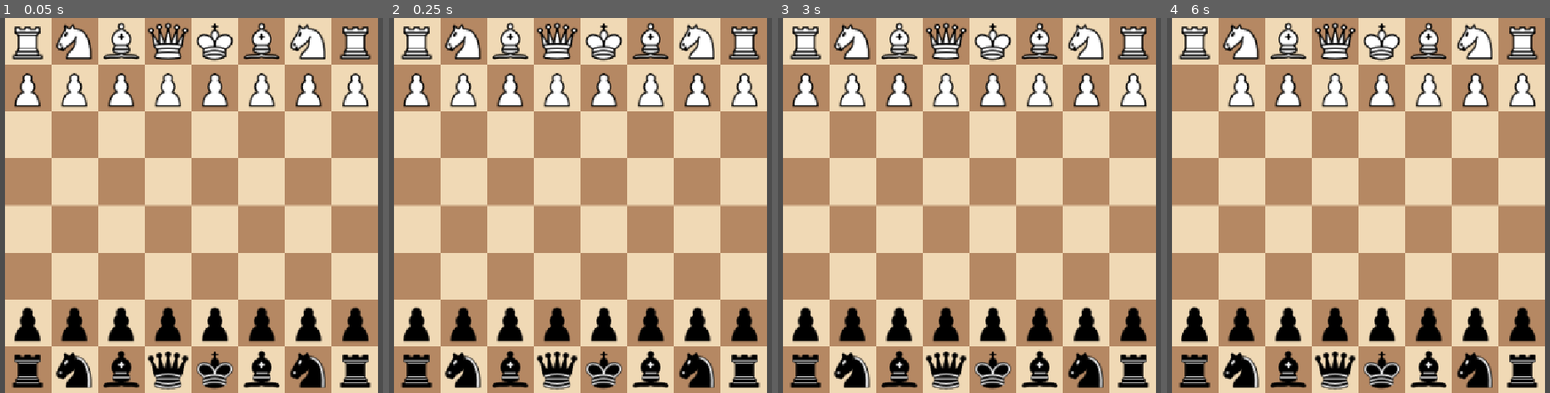
Above: before the commit, frames 1-4 (left to right).
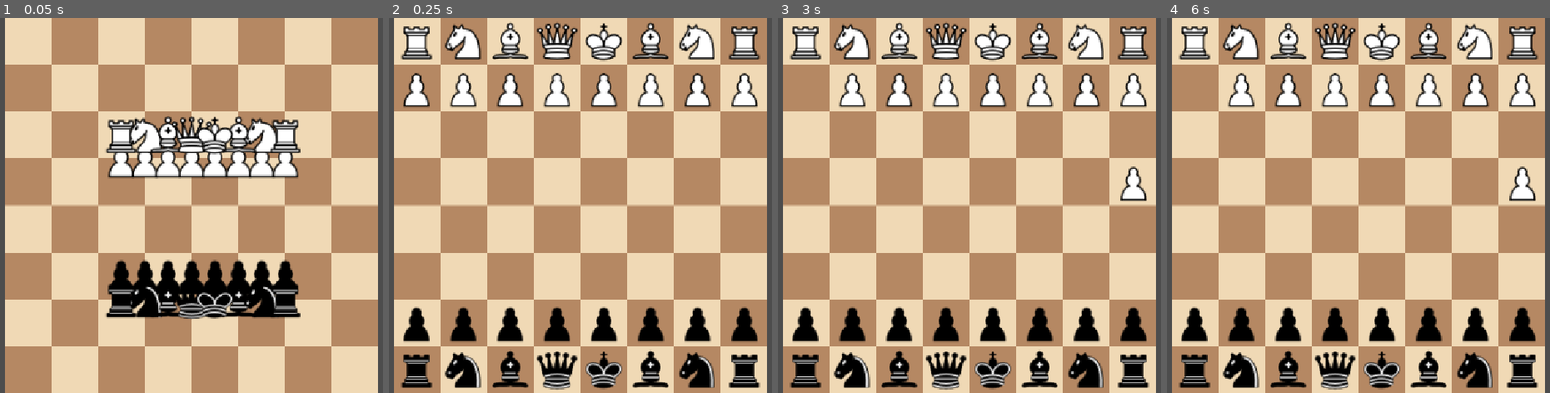
Above: after the commit, the same moments.

Repository: Australiaisfake7/Pozzo
Game: Godot game, scene res://Scenes/main.tscn
Same seed, same stepped clock (60 frames per second), same inputs: the game is played once before the commit and once after it.
Inputs (mouse positions are in pixels of both pictures, inside the frame that each line leads up to):
- Up to frame 1 (0.05 s): no input
- Up to frame 2 (0.25 s): no input
- Up to frame 3 (3 s): click (804, 89) at 0.52 s; click (804, 89) at 1.27 s; click (804, 89) at 2.02 s; tap Enter at 2.75 s; move the mouse to (1115, 186) at 2.77 s
- Up to frame 4 (6 s): tap Space at 3.5, 5 s; move the mouse to (1224, 224) at 3.52 s; tap Enter at 4.25, 5.75 s; move the mouse to (1423, 123) at 4.27 s; move the mouse to (1324, 280) at 5.02 s; move the mouse to (outside the picture) at 5.77 s

The runs differ from the first frame. In frame 1, 29% of the frame differs, in the area x 3-97%, y 1-100%; in frame 2, nothing differs; in frame 3, 0.9%; in frame 4, 0.5%.

Commit message:
Fixed piece movement rules and stopped pawn capturing forward

Diff:
--- a/Scripts/board.gd
+++ b/Scripts/board.gd
@@ -6,6 +6,8 @@
 var pieces : Array[Piece]
 
 var boards : PackedInt64Array = [65280, 66, 36, 129, 8, 16, 71776119061217280, 4755801206503243776, 2594073385365405696, 9295429630892703744, 576460752303423488, 1152921504606846976]
+
+signal delete_piece(pos : Vector2)
 
 func board_pos_to_grid_pos(position : Vector2) -> int:
 	var tile_size : Vector2 = size / 8.0
@@ -17,18 +19,19 @@
 	var aligned_pos : Vector2i = Vector2i(position % 8, floori(position / 8.0))
 	return Vector2(aligned_pos) * tile_size
 
-func instantiate_piece(texture : CompressedTexture2D, position : Vector2, piece_type : int) -> void:
+func instantiate_piece(texture : CompressedTexture2D, pos : Vector2, piece_type : int) -> void:
 	var piece_texture : TextureRect = piece_scene.instantiate()
 	var piece : Piece = piece_texture.find_child("Button")
 
 	add_child(piece_texture)
 	piece_texture.texture = texture
-	piece_texture.position = position
 	piece_texture.size = size / 8.0
 
 	piece.place_piece.connect(_on_placed.bind(piece))
-	piece.board_pos = position
+	piece.board_pos = pos
 	piece.piece_type = piece_type
+	piece.move_to(pos)
+	delete_piece.connect(piece._on_delete_piece)
 
 func instantiate_pieces() -> void:
 	for i in boards.size():
@@ -39,14 +42,21 @@
 func _ready() -> void:
 	await get_tree().process_frame
 	instantiate_pieces()
+	if not FileAccess.file_exists("res://Resources/rays.dat"):
+		ChessEngine.save_rays_in_file("res://Resources/rays.dat")
 	ChessEngine.load_rays()
 
-func _on_picked(position : Vector2, piece : Piece) -> void:
+func _on_picked(pos : Vector2, piece : Piece) -> void:
 	pass
 
-func _on_placed(position : Vector2, last_pos : Vector2, piece_type : int, piece : Piece) -> void:
-	var move : Move = Move.new(board_pos_to_grid_pos(last_pos), board_pos_to_grid_pos(position), piece_type)
+func _on_placed(pos : Vector2, last_pos : Vector2, piece_type : int, piece : Piece) -> void:
+	var move : Move = Move.new(board_pos_to_grid_pos(last_pos), board_pos_to_grid_pos(pos), piece_type)
 	if ChessEngine.is_move_legal(move, boards):
-		piece.texture.position = grid_pos_to_board_pos(move.end_pos)
+		delete_piece.emit(grid_pos_to_board_pos(move.end_pos))
+		for i in range(12):
+			boards[i] &= ~(1 << move.end_pos)
+		boards[move.type] ^= (1 << move.start_pos | 1 << move.end_pos)
+		piece.board_pos = grid_pos_to_board_pos(move.end_pos)
+		piece.move_to(piece.board_pos)
 	else:
-		piece.texture.position = grid_pos_to_board_pos(move.start_pos)
+		piece.move_to(grid_pos_to_board_pos(move.start_pos))
--- a/Scripts/chess_engine.gd
+++ b/Scripts/chess_engine.gd
@@ -1,13 +1,13 @@
 class_name ChessEngine
 
 static var rays : Array[Ray]
-enum RayType {RAY, KNIGHT, INVALID}
+enum RayType {ROOK, BISHOP, KNIGHT, INVALID}
 
 class Ray:
 	var ray : int
 	var type : RayType
 
-	func _init(ray : int, type : RayType):
+	func _init(ray : int, type : RayType) -> void:
 		self.ray = ray
 		self.type = type
 
@@ -31,14 +31,24 @@
 	var diff : Vector2i = start_pos - end_pos
 	if diff == Vector2i.ZERO: return Ray.new(0, RayType.INVALID)
 
-	if abs(diff.x) == abs(diff.y) || diff.x == 0 || diff.y == 0:
+	if abs(diff.x) == abs(diff.y):
+		# Is diagonal
 		var length : int = max(abs(diff.x), abs(diff.y))
-		for i in range(length - 1):
+		for i in range(length - 2):
 			var pos : Vector2i = end_pos + diff / length * (i + 1)
 			var grid_pos : int = pos.x + pos.y * 8
 			ray |= (1 << grid_pos)
-		return Ray.new(ray, RayType.RAY)
+		return Ray.new(ray, RayType.BISHOP)
+	elif (diff.x == 0) != (diff.y == 0):
+		# Is straight
+		var length : int = max(abs(diff.x), abs(diff.y))
+		for i in range(length - 2):
+			var pos : Vector2i = end_pos + diff / length * (i + 1)
+			var grid_pos : int = pos.x + pos.y * 8
+			ray |= (1 << grid_pos)
+		return Ray.new(ray, RayType.ROOK)
 	elif abs(diff.x) == 1 && abs(diff.y) == 2 || abs(diff.x) == 2 && abs(diff.y) == 1:
+		# Is L shape
 		return Ray.new(ray, RayType.KNIGHT)
 	else:
 		return Ray.new(ray, RayType.INVALID)
@@ -59,6 +69,43 @@
 static func is_check(boards : PackedInt64Array) -> bool:
 	return false
 
+static func does_move_cause_check(move : Move, boards : PackedInt64Array):
+		# Check if new board is legal
+		var new_boards : PackedInt64Array = boards
+		for i in range(12):
+			new_boards[i] &= ~(1 << move.end_pos)
+		new_boards[move.type] ^= (1 << move.start_pos | 1 << move.end_pos)
+		return is_check(new_boards)
+
+static func is_pawn_move_legal(move : Move, boards : PackedInt64Array):
+		var white_board : int = boards[0] | boards[1] | boards[2] | boards[3] | boards[4] | boards[5]
+		var black_board : int = boards[6] | boards[7] | boards[8] | boards[9] | boards[10] | boards[11]
+		var all_board : int = white_board | black_board
+
+		var is_white : bool = move.type == 0
+		var direction : int = 1 if is_white else -1
+		var start_rank : int = move.start_pos / 8
+		var end_rank : int = move.end_pos / 8
+		var start_file : int = move.start_pos % 8
+		var end_file : int = move.end_pos % 8
+		var rank_diff : int = (end_rank - start_rank) * direction
+		var file_diff : int = abs(end_file - start_file)
+
+		if rank_diff == 1:
+			if file_diff == 0 && all_board >> move.end_pos & 1 == 0:
+				return true
+			elif file_diff == 1:
+				if is_white:
+					return black_board >> move.end_pos & 1 == 1
+				else:
+					return white_board >> move.end_pos & 1 == 1
+			else:
+				return false
+		elif rank_diff == 2 && start_rank == (1 if is_white else 6) && (all_board >> (move.start_pos + 8 * direction)) & 1 == 0 && all_board >> move.end_pos & 1 == 0:
+			return true
+		else:
+			return false
+
 static func is_move_legal(move : Move, boards : PackedInt64Array) -> bool:
 	if move.start_pos == move.end_pos:
 		return false
@@ -69,26 +116,47 @@
 	if move.type <= 5 && white_board >> move.end_pos & 1 == 1 || move.type >= 6 && black_board >> move.end_pos & 1 == 1:
 		return false
 
+	if move.type == 0 || move.type == 6:
+		# Is pawn move
+		if is_pawn_move_legal(move, boards) && !does_move_cause_check(move, boards):
+			return true
+		else:
+			return false
+
 	var ray : Ray = rays[move.start_pos * 64 + move.end_pos]
 
 	if ray.type == RayType.INVALID:
 		return false
+
 	if ray.type == RayType.KNIGHT:
-		# Check if new board is legal
-		var new_boards : PackedInt64Array = boards
-		for i in range(12):
-			new_boards[i] &= ~(1 << move.end_pos)
-		new_boards[move.type] ^= (1 << move.start_pos | 1 << move.end_pos)
-		return !is_check(new_boards)
-	if ray.type == RayType.RAY:
+		if move.type != 1 && move.type != 7:
+			return false
+		return !does_move_cause_check(move, boards)
+
+	if ray.type == RayType.ROOK:
+		if move.type != 3 && move.type != 9 && move.type != 4 && move.type != 10 && move.type != 5 && move.type != 11:
+			return false
+
 		# Check for blocking piece
 		if ray.ray & (white_board | black_board) != 0:
 			return false
 
-		# Check if new board is legal
-		var new_boards : PackedInt64Array = boards
-		for i in range(12):
-			new_boards[i] &= ~(1 << move.end_pos)
-		new_boards[move.type] ^ (1 << move.start_pos | 1 << move.end_pos)
-		return !is_check(new_boards)
+		if (move.type == 5 || move.type == 11) && !move.is_one_tile_move():
+			return false
+
+		return !does_move_cause_check(move, boards)
+
+	if ray.type == RayType.BISHOP:
+		if move.type != 2 && move.type != 8 && move.type != 4 && move.type != 10 && move.type != 5 && move.type != 11:
+			return false
+
+		# Check for blocking piece
+		if ray.ray & (white_board | black_board) != 0:
+			return false
+
+		if (move.type == 5 || move.type == 11) && !move.is_one_tile_move():
+			return false
+
+		return !does_move_cause_check(move, boards)
+
 	return false
--- a/Scripts/drag_piece.gd
+++ b/Scripts/drag_piece.gd
@@ -9,7 +9,7 @@
 	set(value):
 		piece_type = clampi(value, 0, 11)
 
-signal place_piece(position : Vector2, last_pos : Vector2, piece_type : int)
+signal place_piece(pos : Vector2, last_pos : Vector2, piece_type : int)
 
 func _on_button_down() -> void:
 	is_held = true
@@ -17,8 +17,15 @@
 func _on_button_up() -> void:
 	is_held = false
 	place_piece.emit(texture.position, board_pos, piece_type)
-	board_pos = texture.position
 
 func _process(delta: float) -> void:
 	if is_held:
 		texture.global_position = get_global_mouse_position() - texture.size / 2.0
+
+func _on_delete_piece(pos : Vector2):
+	if texture.position == pos:
+		texture.queue_free()
+
+func move_to(pos : Vector2):
+	var tween : Tween = create_tween()
+	tween.tween_property(texture, "position", pos, 0.1).set_trans(Tween.TRANS_QUAD)
--- a/Scripts/move.gd
+++ b/Scripts/move.gd
@@ -16,3 +16,8 @@
 	self.start_pos = start_pos
 	self.end_pos = end_pos
 	self.type = type
+
+
+func is_one_tile_move() -> bool:
+	var diff : Vector2i = Vector2i(start_pos % 8, start_pos / 8) - Vector2i(end_pos % 8, end_pos / 8)
+	return max(abs(diff.x), abs(diff.y)) == 1
Binary file changed: Resources/rays.dat
